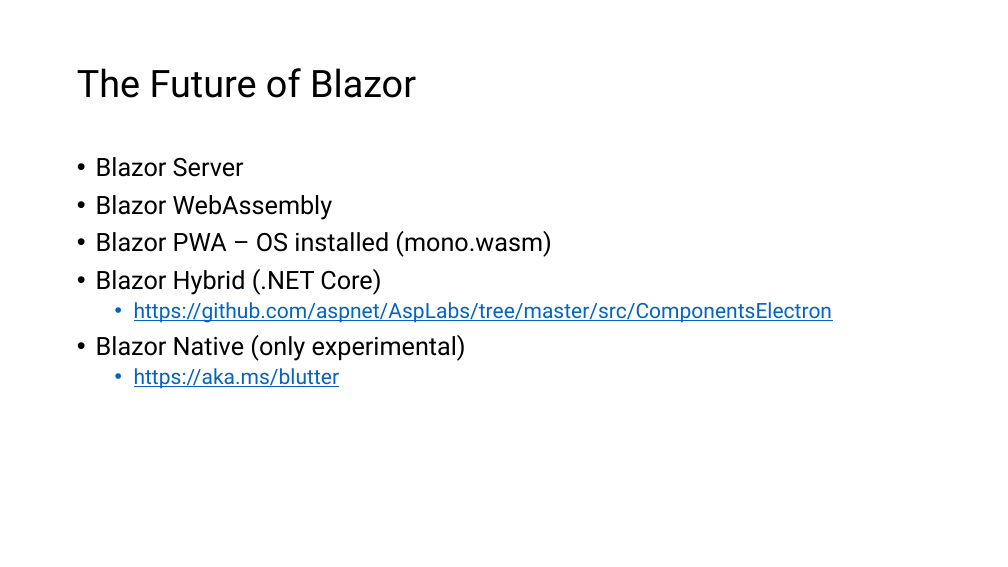
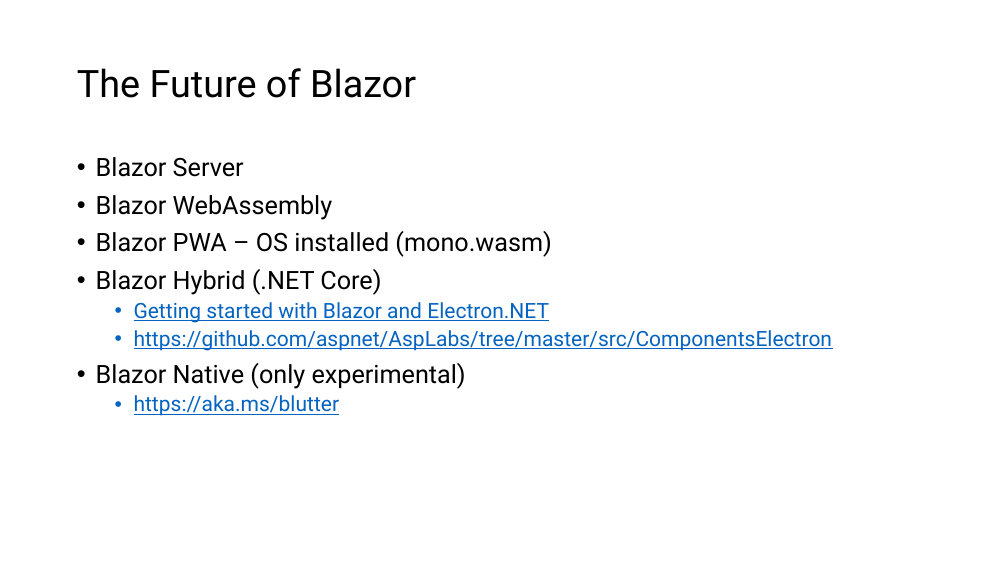
Before and after one commit to Dermendzhiev/presentations, a slide deck: slide 16 of 2019 Nov - Blazor Sneak Peek/slides.pptx. Drawn at 1008x567 pixels with LibreOffice and Linux fonts; fonts in the diff are those of the drawing; background and template pictures are left out. Boxes give left, top, right and bottom in pixels: in the first picture for what was removed or moved away, otherwise in the second. Text is boxed around its words. In the diff, an @@ line names an element or a change of style, - is before the commit and + after.

```diff
--- a/2019 Nov - Blazor Sneak Peek/slides.pptx
+++ b/2019 Nov - Blazor Sneak Peek/slides.pptx
@@ text at box(134, 302, 549, 323): paragraph added @@
+  • Getting started with Blazor and Electron.NET
```
Also in this commit, not shown: 2 other slides changed.
